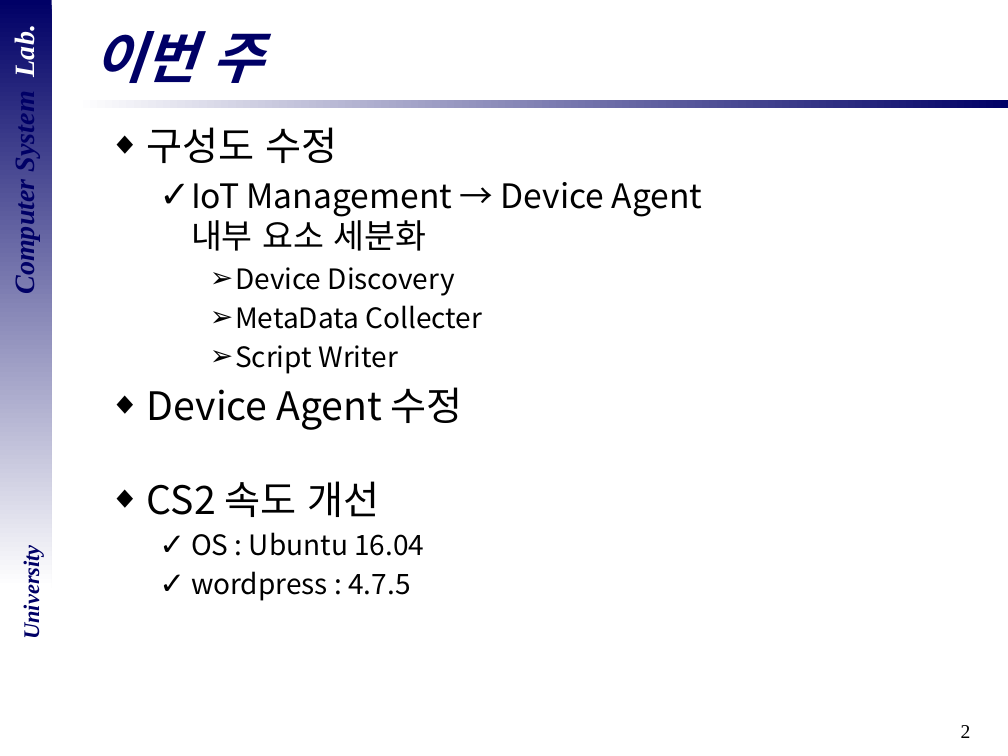
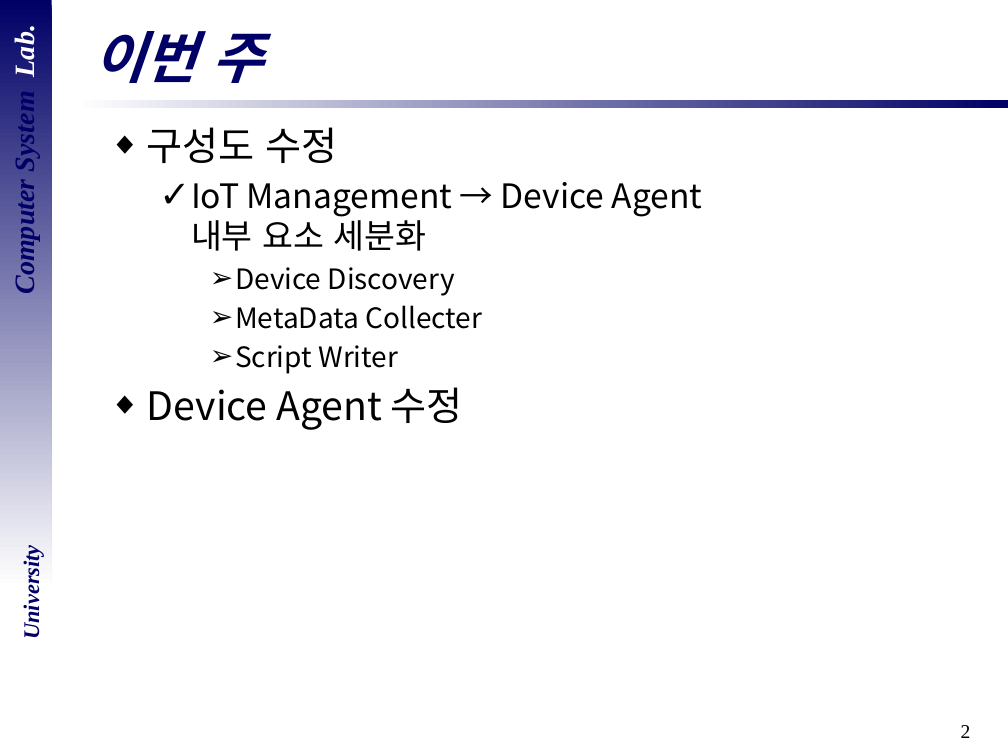
Before and after one commit to vkak006/CSLAB, a slide deck: slide 2 of 세미나 자료모음/2018년도/18.08.28 전체 구성도_산학연 과제.pptx. Drawn at 1008x756 pixels with LibreOffice and Linux fonts; fonts in the diff are those of the drawing; background and template pictures are left out. Boxes give left, top, right and bottom in pixels: in the first picture for what was removed or moved away, otherwise in the second. Text is boxed around its words. In the diff, an @@ line names an element or a change of style, - is before the commit and + after.

```diff
--- a/세미나 자료모음/2018년도/18.08.28 전체 구성도_산학연 과제.pptx
+++ b/세미나 자료모음/2018년도/18.08.28 전체 구성도_산학연 과제.pptx
@@ text at [147, 481, 424, 601]: paragraphs removed @@
-◆ CS2 속도 개선
-  ✓ OS : Ubuntu 16.04
-  ✓ wordpress : 4.7.5
```
Also in this commit, not shown: 10 slides removed, 29 other files.
